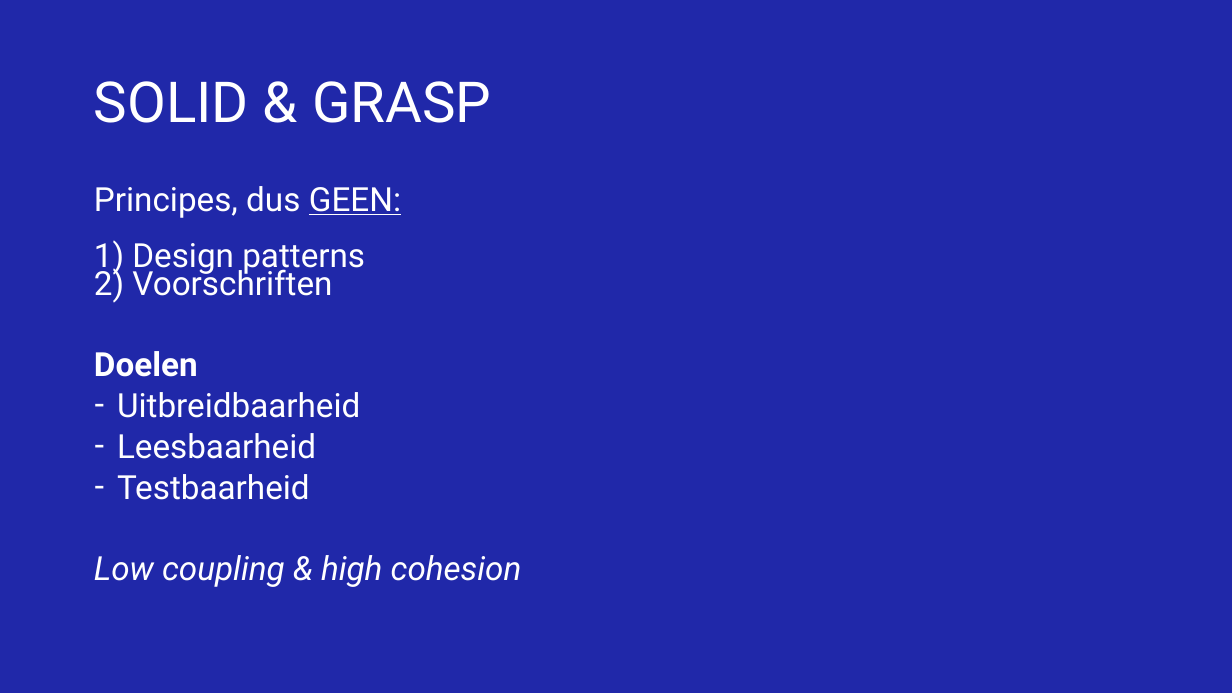
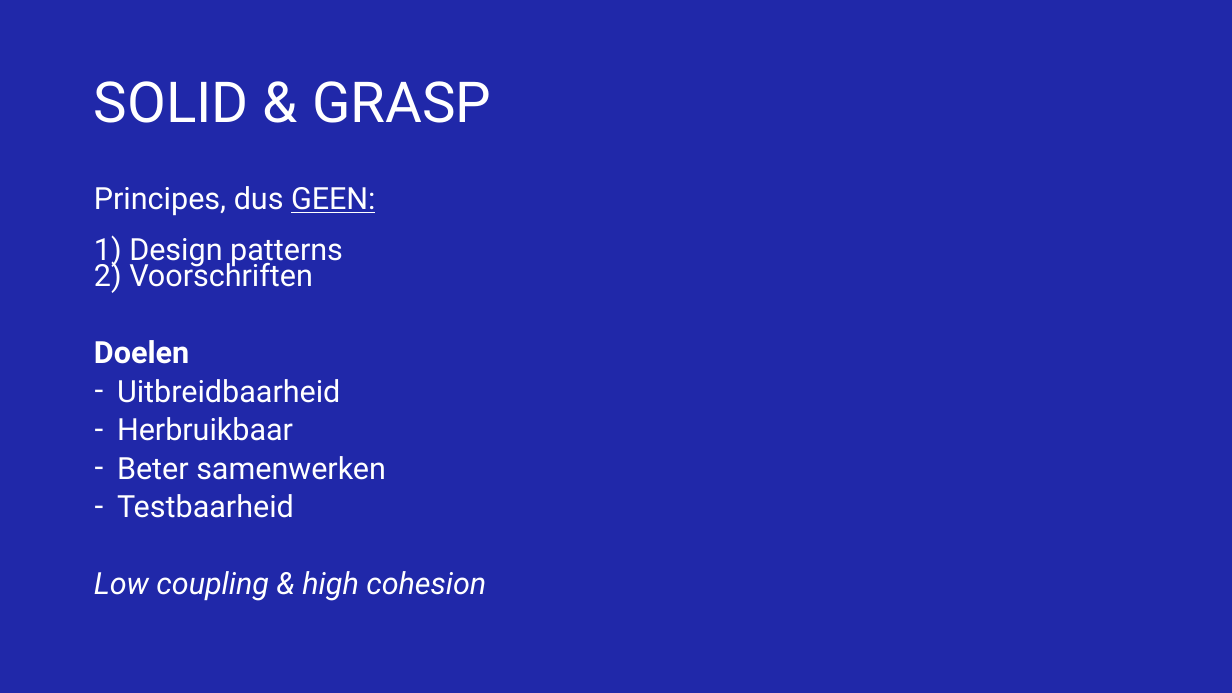
Before and after one commit to NickDekker/SOLID-GRASP, a slide deck: slide 4 of Presentatie/SOLID-Grasp-training.pptx. Drawn at 1232x693 pixels with LibreOffice and Linux fonts; fonts in the diff are those of the drawing; background and template pictures are left out. Boxes give left, top, right and bottom in pixels: in the first picture for what was removed or moved away, otherwise in the second. Text is boxed around its words. In the diff, an @@ line names an element or a change of style, - is before the commit and + after.

```diff
--- a/Presentatie/SOLID-Grasp-training.pptx
+++ b/Presentatie/SOLID-Grasp-training.pptx
@@ text at (94,186,486,601): size 25.9 to 23.8 pt in "Principes, dus GEEN: 1) Design patterns 2) ...", "Doelen", "Uitbreidbaarheid", "Testbaarheid" and 1 more places @@
@@ text at (117,417,386,480): text changed; size 25.9 to 23.8 pt @@
-– Leesbaarheid
+– Herbruikbaar
+– Beter samenwerken
```
Also in this commit, not shown: 9 other slides changed, 3 slides added, 2 slides removed.
